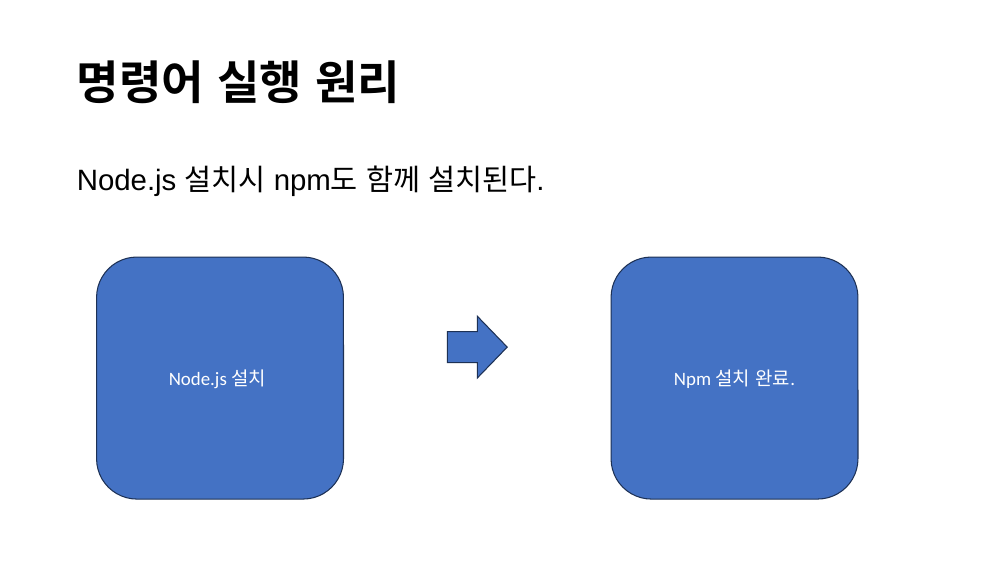
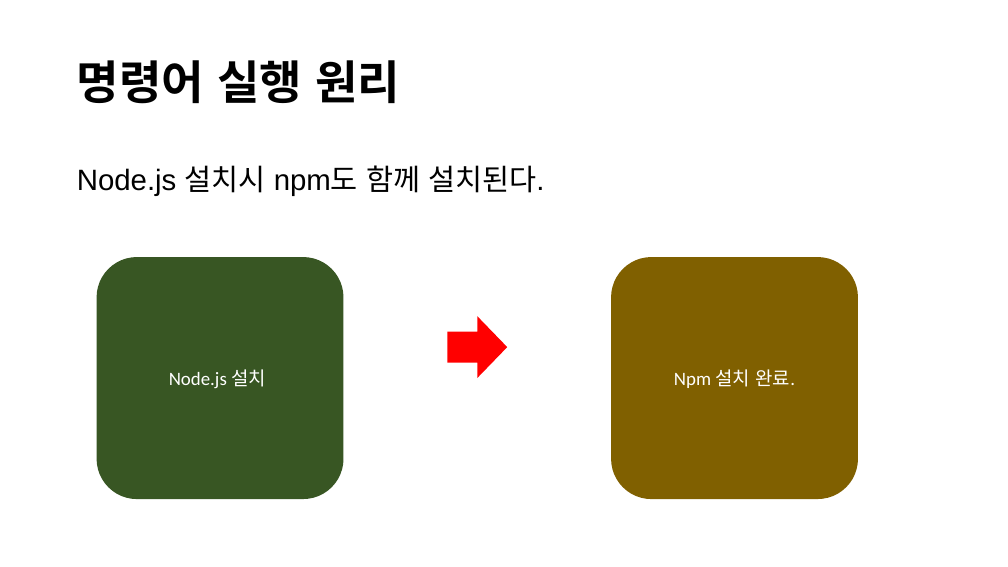
Before and after one commit to Profitah/DoFarming_DOC, a slide deck: slide 3 of 서버관련/Yarn을_이용한_리엑트실행.pptx. Drawn at 1008x567 pixels with LibreOffice and Linux fonts; fonts in the diff are those of the drawing. Boxes give left, top, right and bottom in pixels: in the first picture for what was removed or moved away, otherwise in the second. Text is boxed around its words. In the diff, an @@ line names an element or a change of style, - is before the commit and + after.

Commit message:
yarn 을 이용한 리엑트 실행 v2

```diff
--- a/서버관련/Yarn을_이용한_리엑트실행.pptx
+++ b/서버관련/Yarn을_이용한_리엑트실행.pptx
@@ rounded rectangle "Node.js 설치" at [97, 257, 344, 499]: fill #4472C4 to #385723; outline #1E3256 1 pt to none @@
@@ rounded rectangle "Npm 설치 완료." at [611, 257, 858, 499]: fill #4472C4 to #806000; outline #1E3256 1 pt to none @@
@@ right arrow at [448, 316, 507, 378]: fill #4472C4 to #FF0000; outline #1E3256 1 pt to none @@
```
Also in this commit, not shown: 3 other slides changed.
